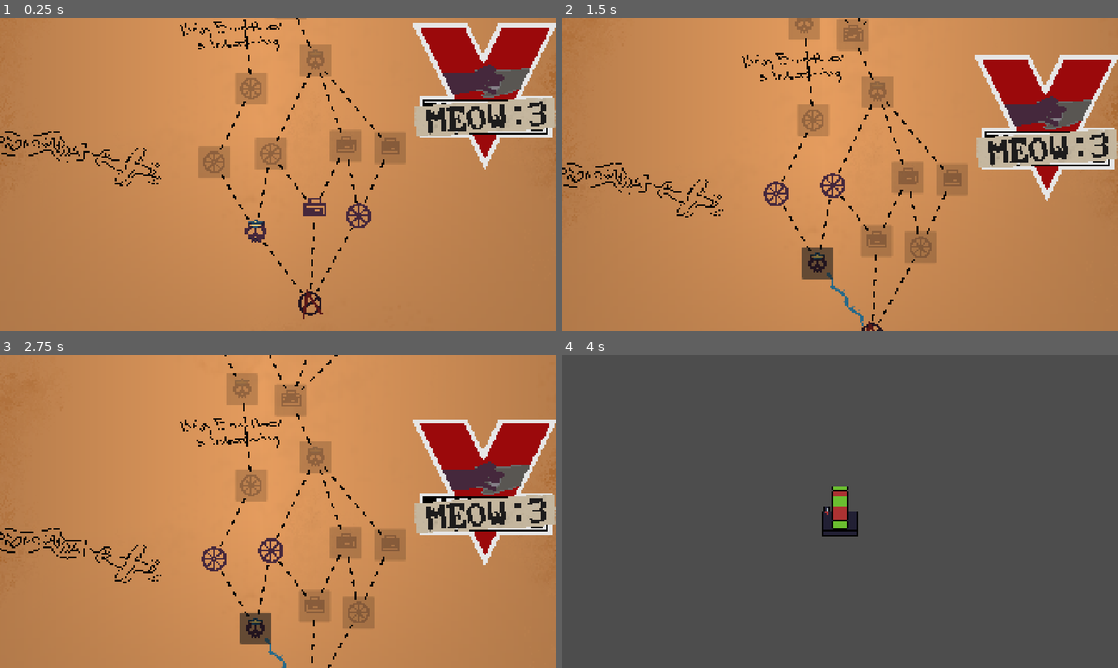
Above: before the commit, frames 1-4 (two rows, left to right).
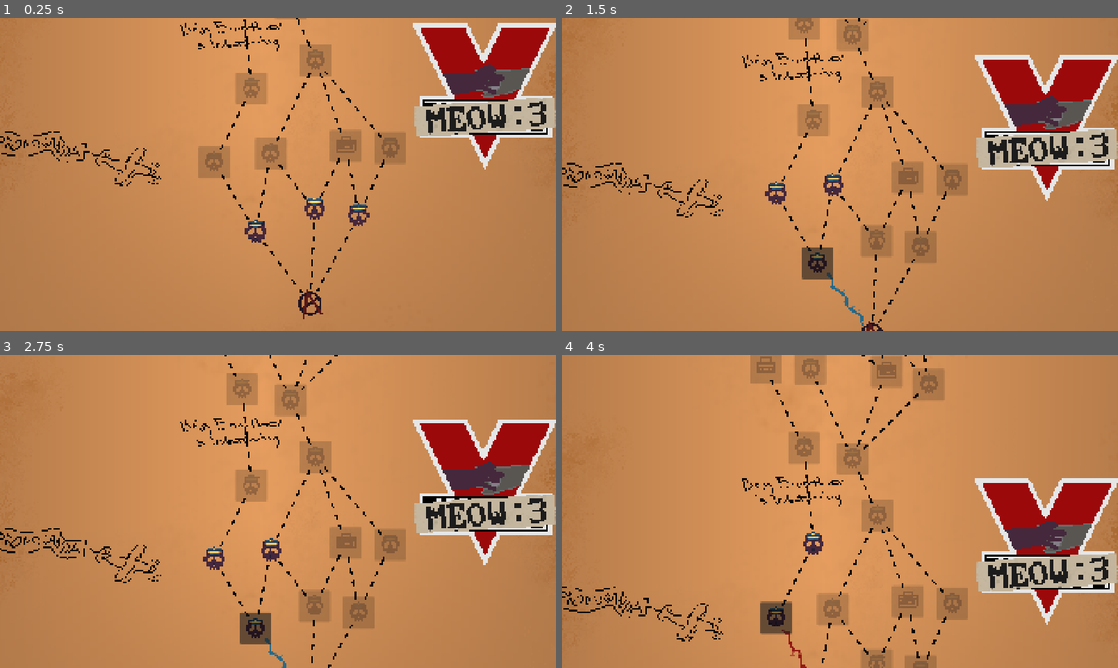
Above: after the commit, the same moments.

Repository: Winter-Aria/SouperSerious
Game: Godot game, scene res://map_screen.tscn
The game is run twice, just before and just after one commit, with the same random seed, the same clock (stepped at 60 frames per second) and the same inputs. This scene is started directly instead of the project's main scene. The engine's default icon, where the game draws it, is replaced by a stand-in: a white triangle on a blue panel in a dark square.
Inputs (mouse positions are in pixels of both pictures, inside the frame that each line leads up to):
- Up to frame 1 (0.25 s): no input
- Up to frame 2 (1.5 s): click (873, 302) at 0.5 s; click (817, 230) at 1.27 s
- Up to frame 3 (2.75 s): click (255, 627) at 2.02 s
- Up to frame 4 (4 s): click (778, 558) at 2.77 s; click (778, 614) at 3.52 s

The runs differ from the first frame. In frame 1, 0.8% of the frame differs, in the area x 36-72%, y 19-68%; in frame 2, 1.0%; in frame 3, 1.0%; in frame 4, 100%, in the area x 0-100%, y 0-100%.

Commit message:
made map gen less random

Diff:
--- a/souper-serious-game-jam/Scripts/MagGenerator.gd
+++ b/souper-serious-game-jam/Scripts/MagGenerator.gd
@@ -1,7 +1,7 @@
 extends Node2D
 class_name MapGenerator
 
-const ROWS = 9
+const ROWS = 15
 const MIN_NODES_PER_ROW = 2
 const MAX_NODES_PER_ROW = 4
 const COLUMN_SPACING = 120
@@ -35,7 +35,9 @@
 	for row_i in range(rows.size() - 1):
 		ConnectRows(rows[row_i], rows[row_i + 1])
 
-	# Player starts already at 'start' -- unlock its direct connections immediately
+	EnsureBriefcasePairs(allNodes)
+
+
 	for connId in start.connections:
 		var target = FindNodeByIdInList(connId, allNodes)
 		if target:
@@ -61,12 +63,51 @@
 
 
 func RandomType() -> MapNode.NodeType:
-	var choices = [
-		MapNode.NodeType.COMBAT,
-		MapNode.NodeType.WHEEL,
-		MapNode.NodeType.GLOBAL_RULE,
-	]
-	return choices[randi() % choices.size()]
+	var roll = randf()
+	if roll < 0.65:
+		return MapNode.NodeType.COMBAT
+	elif roll < 0.85:
+		return MapNode.NodeType.WHEEL
+	else:
+		return MapNode.NodeType.GLOBAL_RULE
+
+
+func EnsureBriefcasePairs(allNodes: Array[MapNode]) -> void:
+	for node in allNodes:
+		if node.type == MapNode.NodeType.GLOBAL_RULE:
+			if not BranchHasAnotherBriefcase(node, allNodes):
+				ForceBriefcaseAhead(node, allNodes)
+
+
+func BranchHasAnotherBriefcase(startNode: MapNode, allNodes: Array[MapNode]) -> bool:
+	var toVisit: Array[String] = startNode.connections.duplicate()
+	var visited: Dictionary = {}
+
+	while toVisit.size() > 0:
+		var currentId = toVisit.pop_back()
+		if visited.has(currentId):
+			continue
+		visited[currentId] = true
+
+		var current = FindNodeByIdInList(currentId, allNodes)
+		if current == null:
+			continue
+
+		if current.type == MapNode.NodeType.GLOBAL_RULE:
+			return true
+
+		for connId in current.connections:
+			toVisit.append(connId)
+
+	return false
+
+
+func ForceBriefcaseAhead(startNode: MapNode, allNodes: Array[MapNode]) -> void:
+	if startNode.connections.size() > 0:
+		var nextId = startNode.connections[0]
+		var nextNode = FindNodeByIdInList(nextId, allNodes)
+		if nextNode and nextNode.type != MapNode.NodeType.BOSS and nextNode.type != MapNode.NodeType.START:
+			nextNode.type = MapNode.NodeType.GLOBAL_RULE
 
 
 func ConnectRows(lower: Array, upper: Array) -> void:
